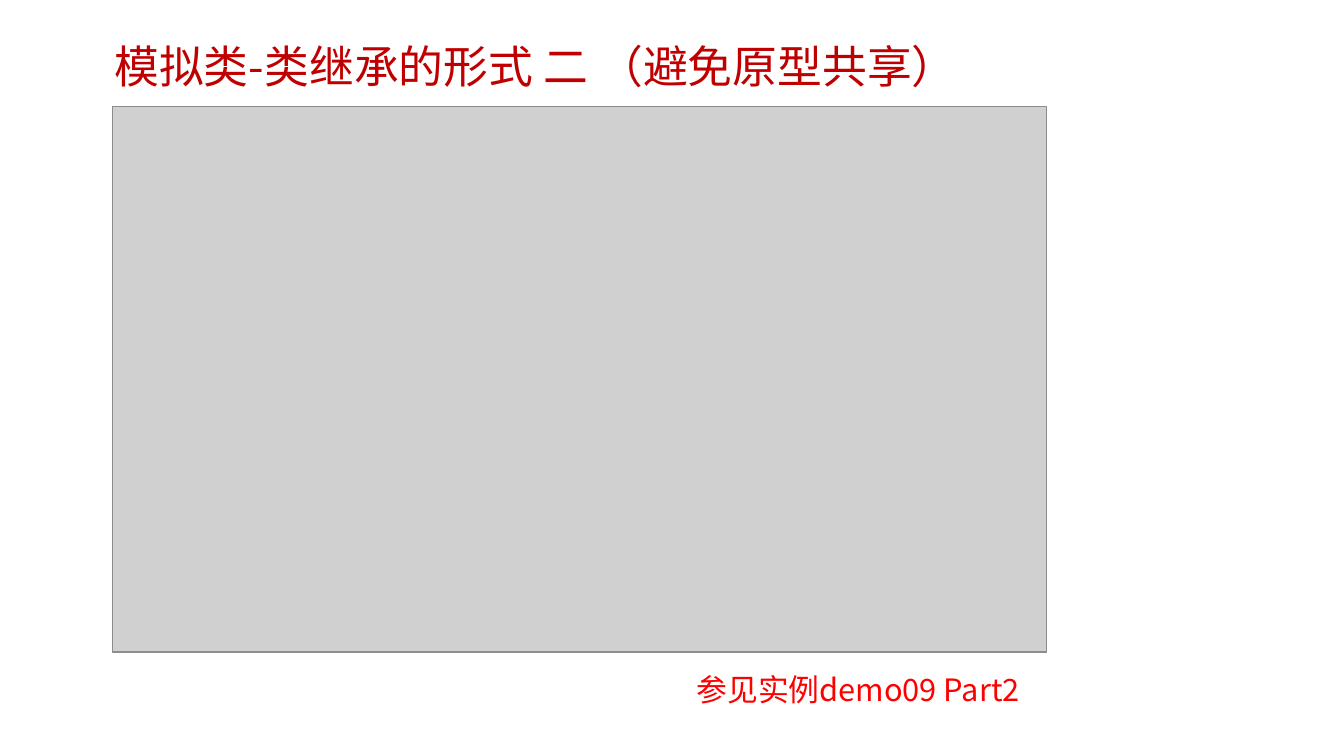
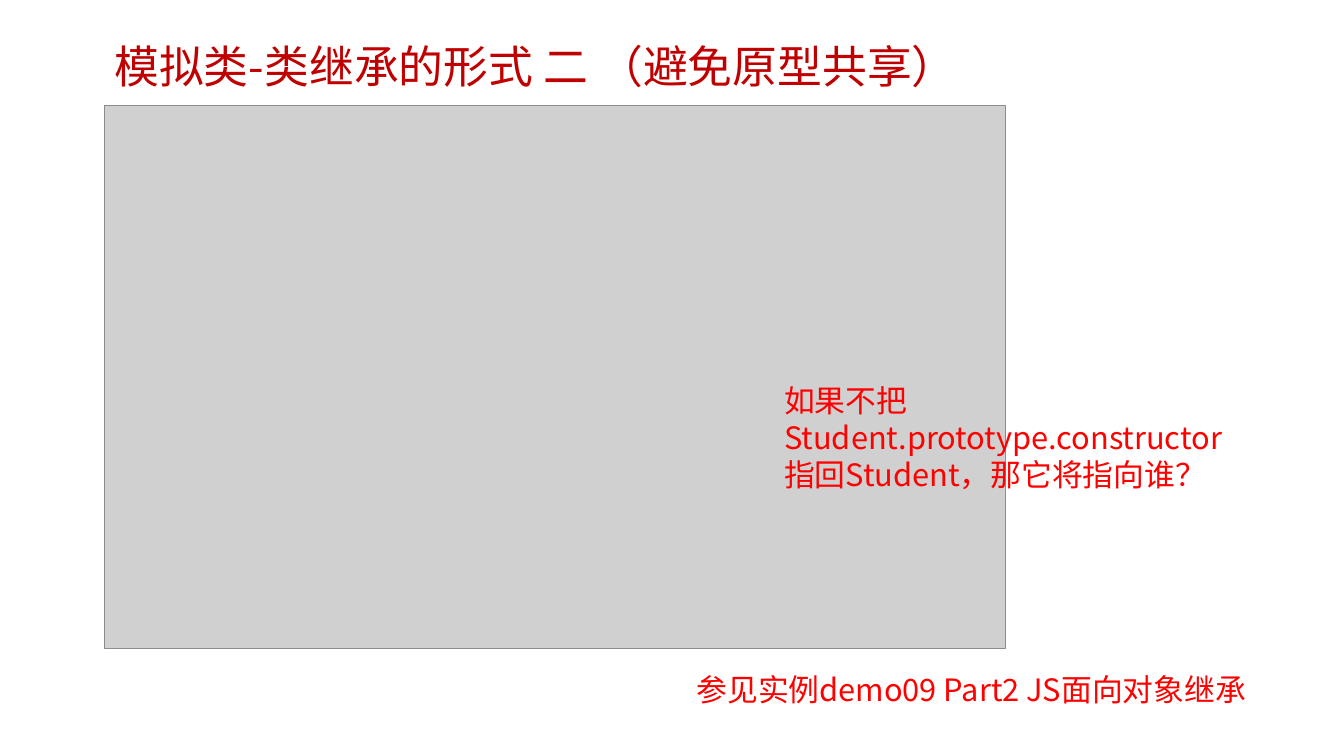
Before and after one commit to edu2act/course-javascript-advanced, a slide deck: slide 25 of 课程PPT/07.JavaScript面向对象编程 一.pptx (slide 23 before the commit). Drawn at 1344x756 pixels with LibreOffice and Linux fonts; fonts in the diff are those of the drawing; grey boxes stand for pictures; background and template pictures are left out. Boxes give left, top, right and bottom in pixels: in the first picture for what was removed or moved away, otherwise in the second. Text is boxed around its words. In the diff, an @@ line names an element or a change of style, - is before the commit and + after.

```diff
--- a/课程PPT/07.JavaScript面向对象编程 一.pptx
+++ b/课程PPT/07.JavaScript面向对象编程 一.pptx
@@ picture: place and size @@
-picture at [113,107,1048,652]
+picture at [105,106,1006,649]
@@ text added at [784,386,1222,494], 22 pt, text #FF0000 @@
+如果不把
+Student.prototype.constructor
+指回Student，那它将指向谁？
@@ text at [697,675,1246,704]: text changed @@
-参见实例demo09 Part2
+参见实例demo09 Part2 JS面向对象继承
```
Also in this commit, not shown: 6 other slides changed, 4 slides added, 9 other files.
